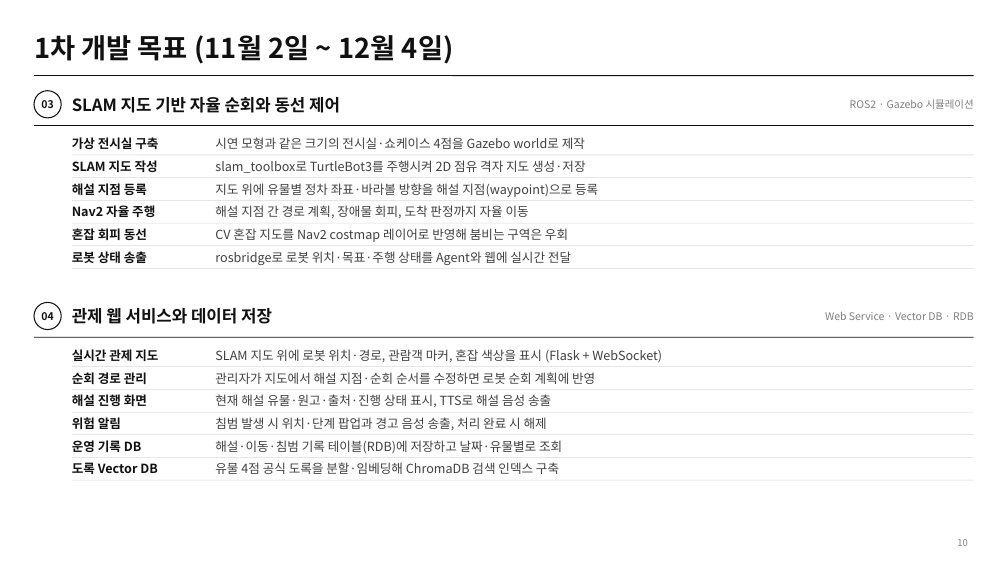
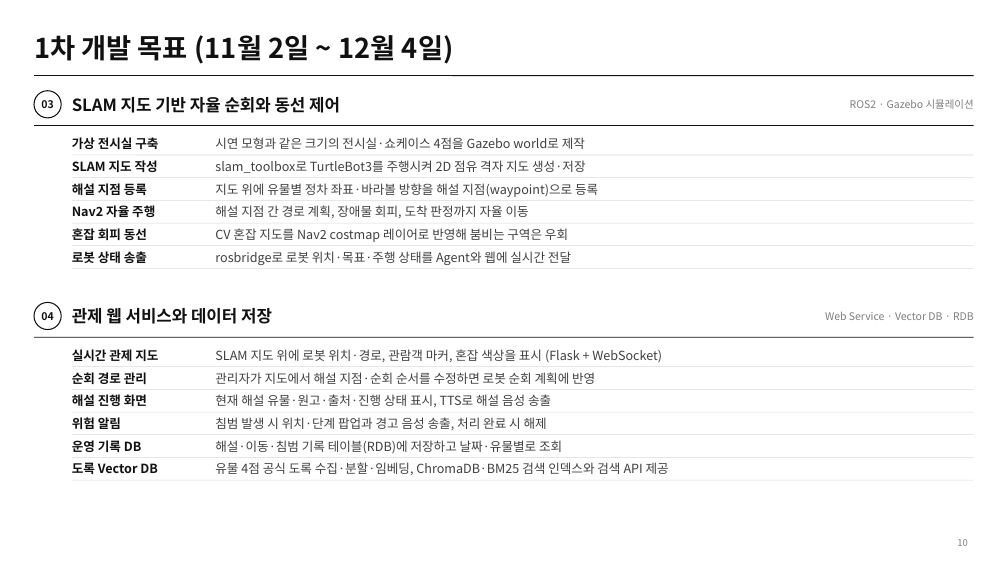
Before and after one commit to selkis4u/smart-museum-aiagent, a slide deck: slide 10 of docs/proposal/3조_박물관_자율순회_전시해설_플랫폼_기획서_v0.9.pptx. Drawn at 1008x567 pixels with LibreOffice and Linux fonts; fonts in the diff are those of the drawing. Boxes give left, top, right and bottom in pixels: in the first picture for what was removed or moved away, otherwise in the second. Text is boxed around its words. In the diff, an @@ line names an element or a change of style, - is before the commit and + after.

```diff
--- a/docs/proposal/3조_박물관_자율순회_전시해설_플랫폼_기획서_v0.9.pptx
+++ b/docs/proposal/3조_박물관_자율순회_전시해설_플랫폼_기획서_v0.9.pptx
@@ text at (215, 462, 669, 475): text changed @@
-유물 4점 공식 도록을 분할·임베딩해 ChromaDB 검색 인덱스 구축
+유물 4점 공식 도록 수집·분할·임베딩, ChromaDB·BM25 검색 인덱스와 검색 API 제공
```
Also in this commit, not shown: 4 other slides changed.
